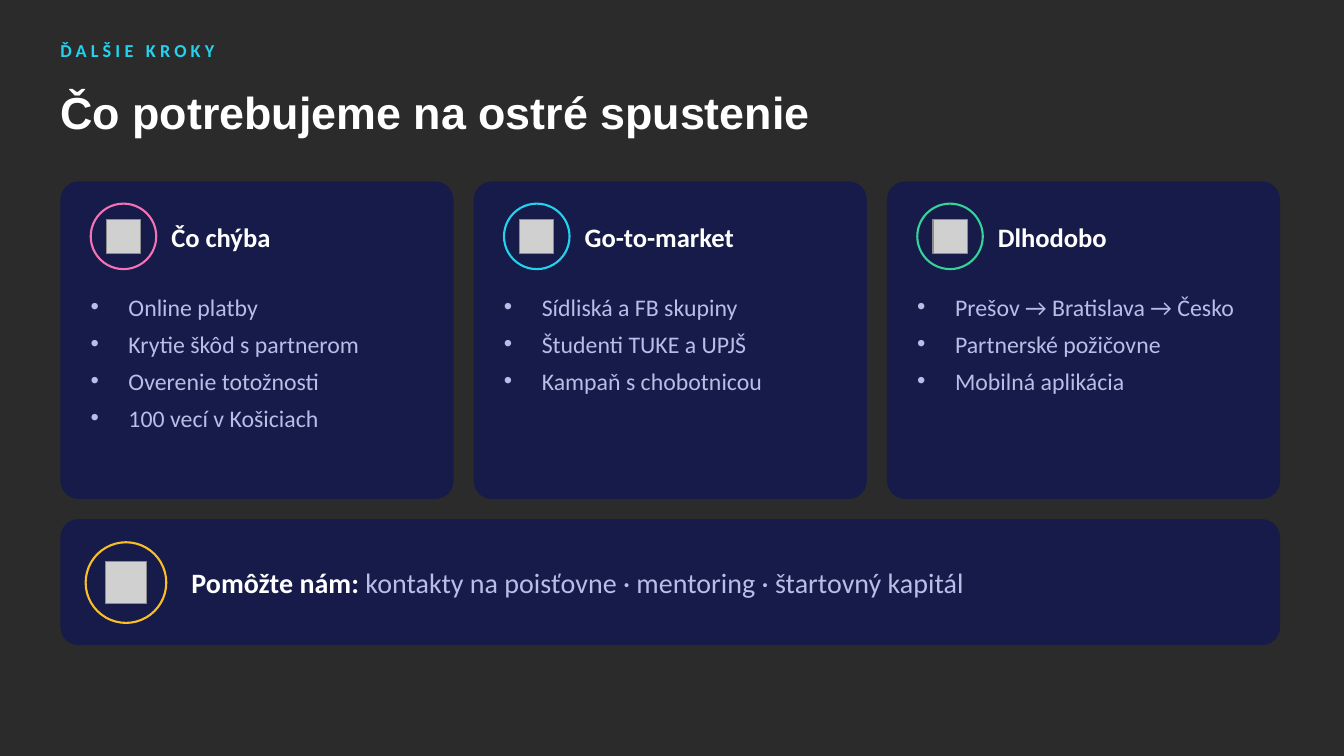
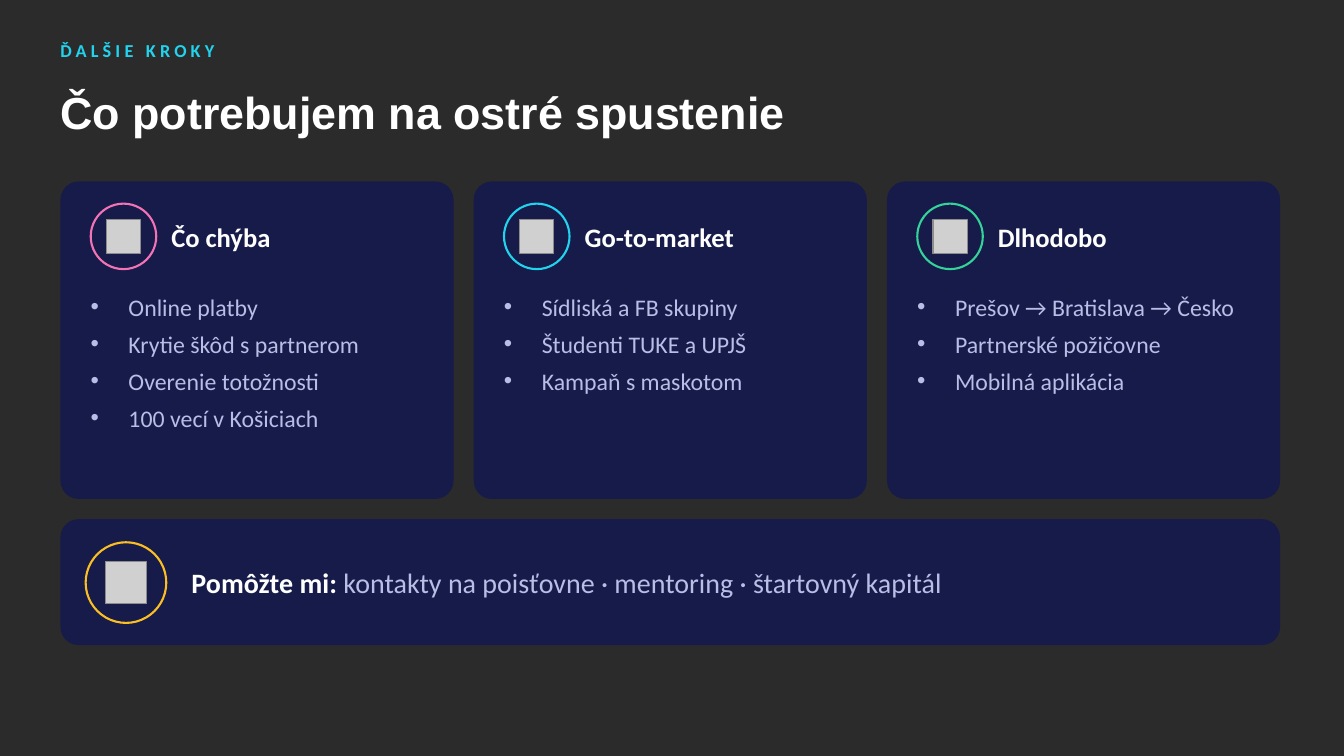
Before and after one commit to samueljurik5-web/shareon, a slide deck: slide 10 of docs/pitch/ShareOn-pitch-deck.pptx. Drawn at 1344x756 pixels with LibreOffice and Linux fonts; fonts in the diff are those of the drawing; grey boxes stand for pictures; background and template pictures are left out; a plain dark background stands for a picture behind light text. Boxes give left, top, right and bottom in pixels: in the first picture for what was removed or moved away, otherwise in the second. Text is boxed around its words. In the diff, an @@ line names an element or a change of style, - is before the commit and + after.

```diff
--- a/docs/pitch/ShareOn-pitch-deck.pptx
+++ b/docs/pitch/ShareOn-pitch-deck.pptx
@@ title at (60, 94, 784, 138): text changed @@
-Čo potrebujeme na ostré spustenie
+Čo potrebujem na ostré spustenie
@@ text at (542, 373, 743, 394): text changed @@
-• Kampaň s chobotnicou
+• Kampaň s maskotom
@@ text at (191, 573, 942, 598): text changed @@
-Pomôžte nám: kontakty na poisťovne · mentoring · štartovný kapitál
+Pomôžte mi: kontakty na poisťovne · mentoring · štartovný kapitál
```
Also in this commit, not shown: 9 other slides changed, 1 other file.
